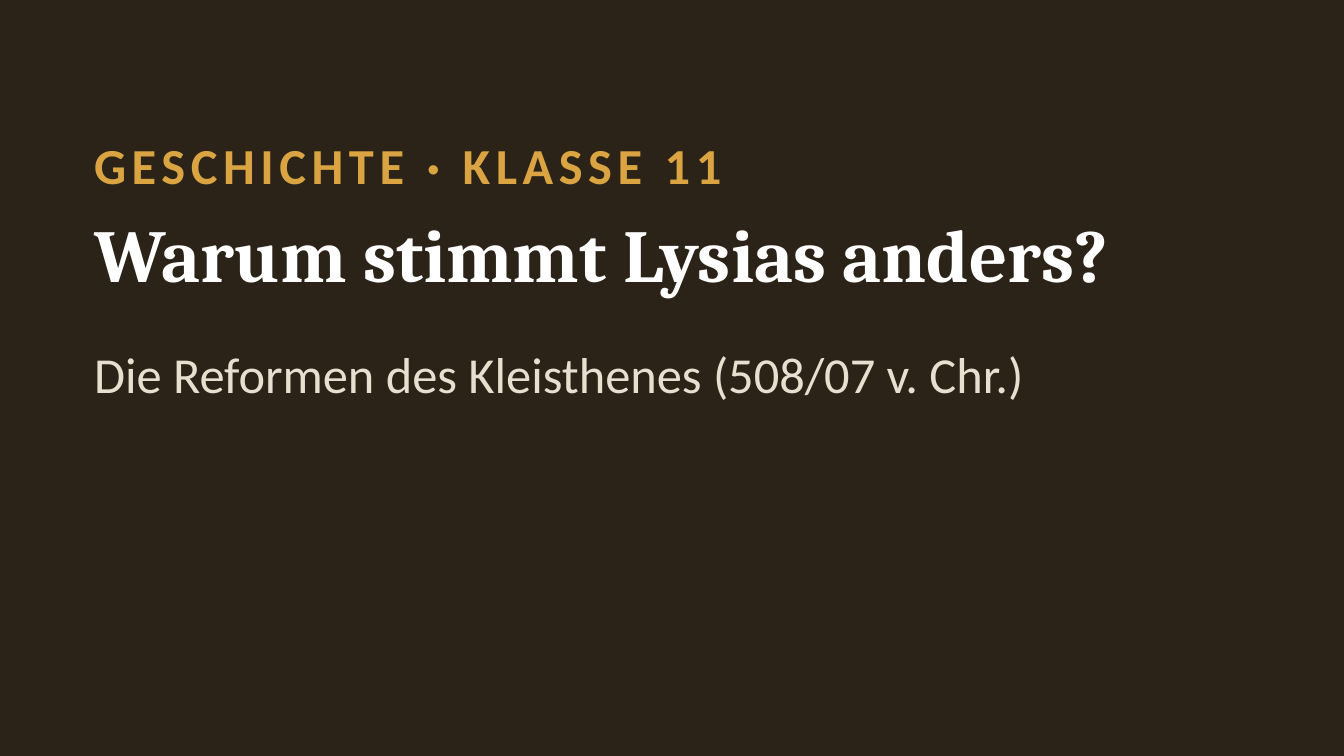
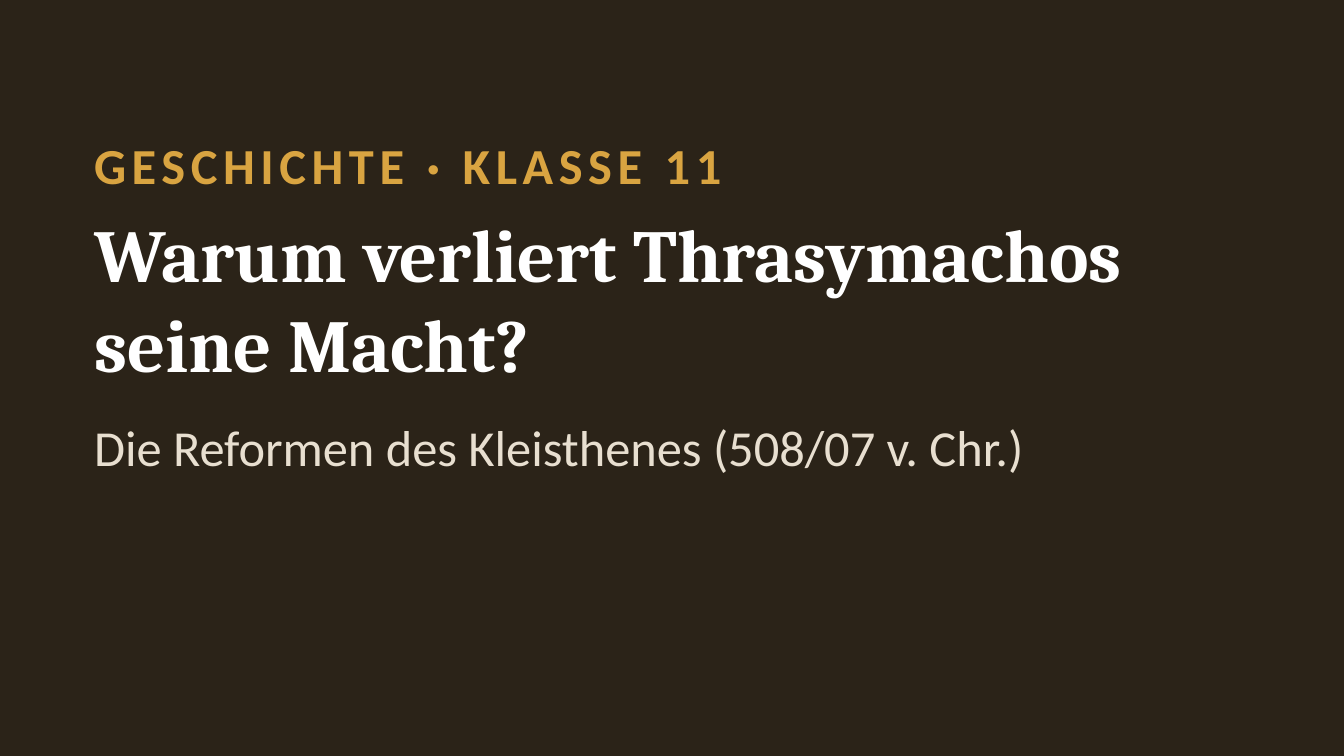
Before and after one commit to golzkonstantin-gif/Schule, a slide deck: slide 1 of Geschichte_11/Stunde_Kleisthenes/Folien_Kleisthenes.pptx. Drawn at 1344x756 pixels with LibreOffice and Linux fonts; fonts in the diff are those of the drawing. Boxes give left, top, right and bottom in pixels: in the first picture for what was removed or moved away, otherwise in the second. Text is boxed around its words. In the diff, an @@ line names an element or a change of style, - is before the commit and + after.

```diff
--- a/Geschichte_11/Stunde_Kleisthenes/Folien_Kleisthenes.pptx
+++ b/Geschichte_11/Stunde_Kleisthenes/Folien_Kleisthenes.pptx
@@ text at bbox=[94, 230, 1121, 373]: text changed @@
-Warum stimmt Lysias anders?
+Warum verliert Thrasymachos seine Macht?
@@ text "Die Reformen des Kleisthenes (508/07 ...": place and size @@
-text "Die Reformen des Kleisthenes (508/07 ..." at bbox=[94, 356, 1023, 400]
+text "Die Reformen des Kleisthenes (508/07 ..." at bbox=[94, 429, 1023, 473]
```
Also in this commit, not shown: 11 other slides changed, 19 other files.
